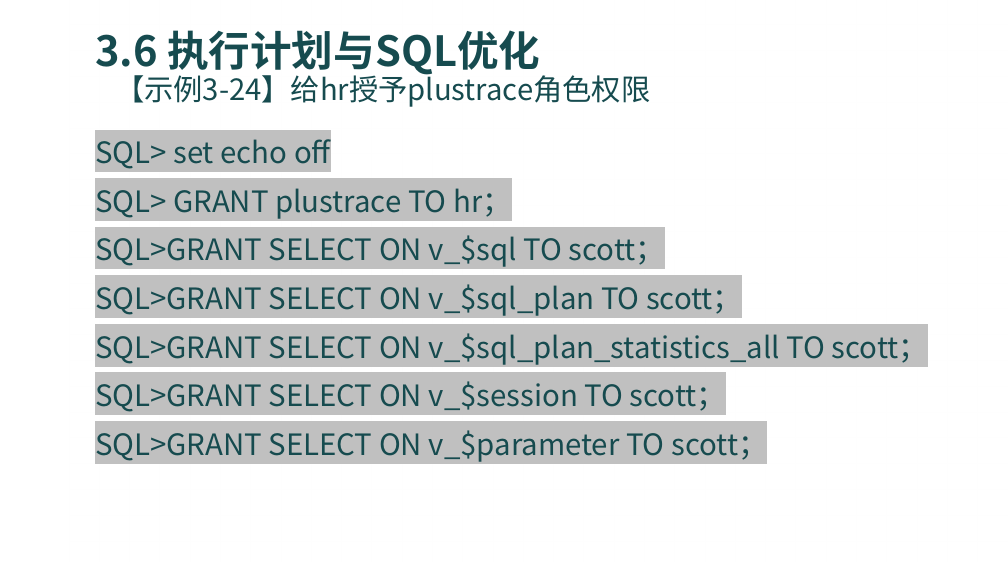
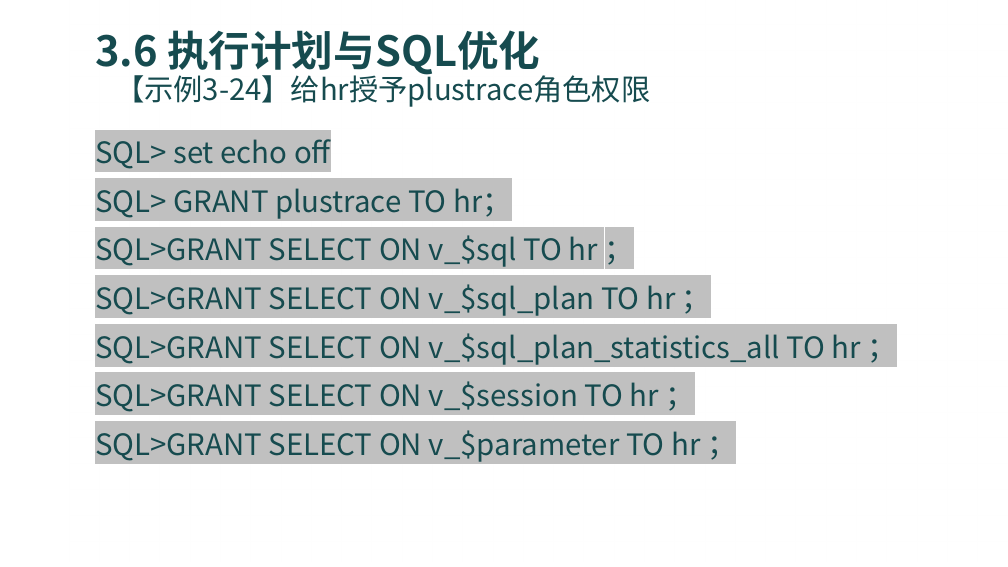
Before and after one commit to thefoxsayold/Oracle, a slide deck: slide 90 of PPT/第3章 网络配置及管理工具.pptx. Drawn at 1008x567 pixels with LibreOffice and Linux fonts; fonts in the diff are those of the drawing; background and template pictures are left out. Boxes give left, top, right and bottom in pixels: in the first picture for what was removed or moved away, otherwise in the second. Text is boxed around its words. In the diff, an @@ line names an element or a change of style, - is before the commit and + after.

```diff
--- a/PPT/第3章 网络配置及管理工具.pptx
+++ b/PPT/第3章 网络配置及管理工具.pptx
@@ text at [95, 235, 861, 462]: text changed @@
-SQL>GRANT SELECT ON v_$sql TO scott；
-SQL>GRANT SELECT ON v_$sql_plan TO scott；
-SQL>GRANT SELECT ON v_$sql_plan_statistics_all TO scott；
-SQL>GRANT SELECT ON v_$session TO scott；
-SQL>GRANT SELECT ON v_$parameter TO scott；
+SQL>GRANT SELECT ON v_$sql TO hr ；
+SQL>GRANT SELECT ON v_$sql_plan TO hr ；
+SQL>GRANT SELECT ON v_$sql_plan_statistics_all TO hr ；
+SQL>GRANT SELECT ON v_$session TO hr ；
+SQL>GRANT SELECT ON v_$parameter TO hr ；
```
Also in this commit, not shown: 1 other file.
